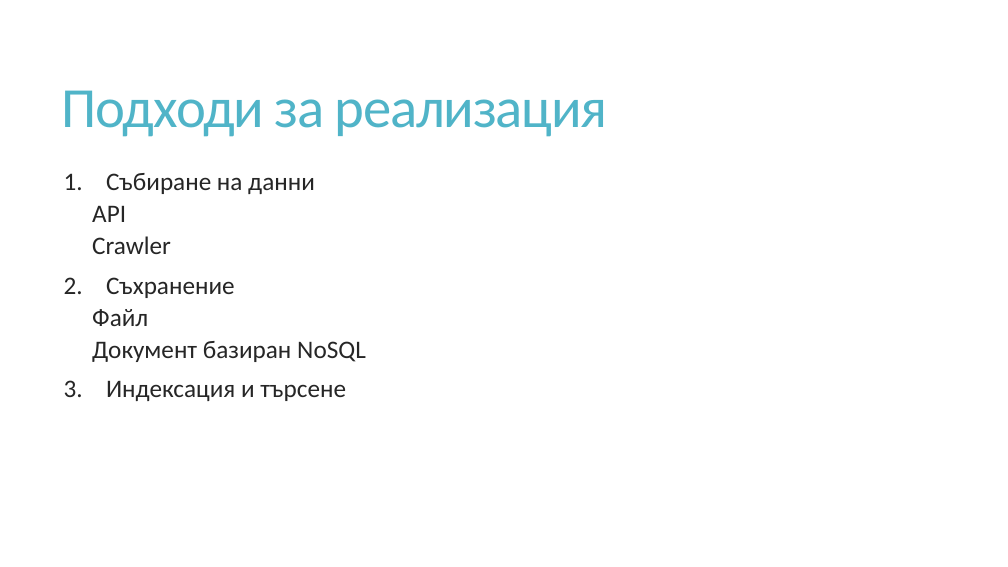
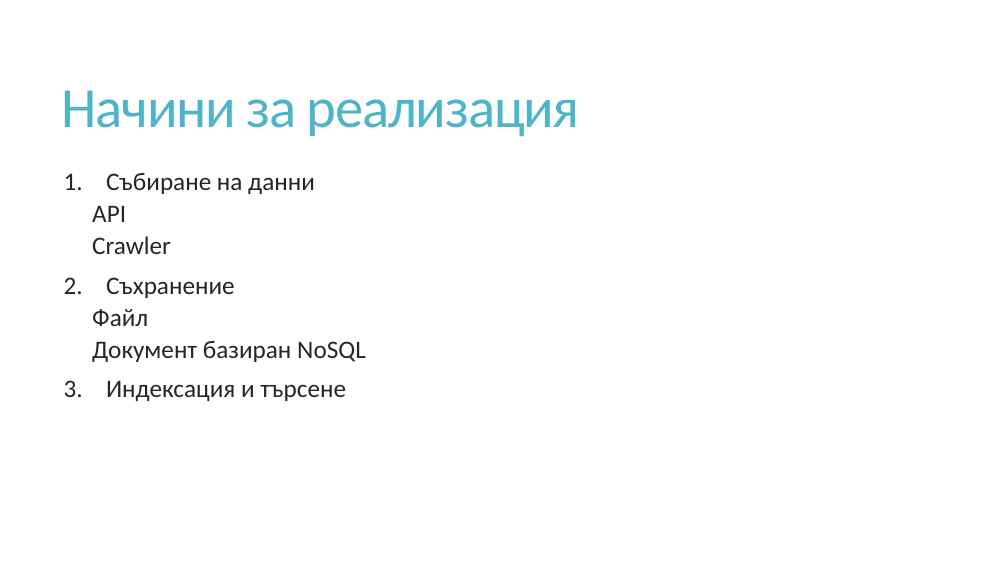
Before and after one commit to ivanovx/fmi-informational-retrieval, a slide deck: slide 3 of docs/Проект.pptx. Drawn at 1008x567 pixels with LibreOffice and Linux fonts; fonts in the diff are those of the drawing. Boxes give left, top, right and bottom in pixels: in the first picture for what was removed or moved away, otherwise in the second. Text is boxed around its words. In the diff, an @@ line names an element or a change of style, - is before the commit and + after.

```diff
--- a/docs/Проект.pptx
+++ b/docs/Проект.pptx
@@ title at [62,90,580,137]: text changed @@
-Подходи за реализация
+Начини за реализация
```
Also in this commit, not shown: 2 other slides changed, 1 other file.
